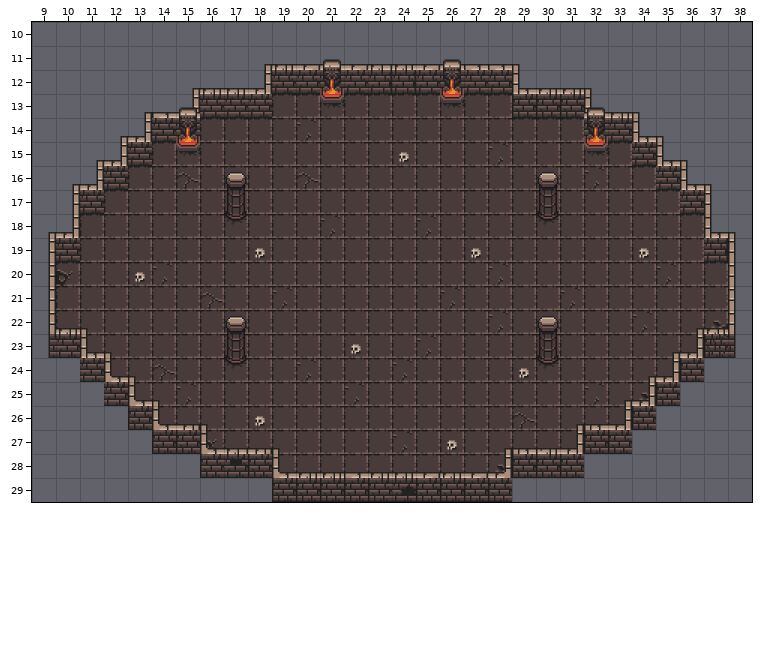
Tiled map: src/main/resources/assets/levels/tmx/bossRoom.tmx. Above: the version before the commit.
Cells are 32x32 px. Shown: x 9..38, y 10..29.
The same view after the edit:
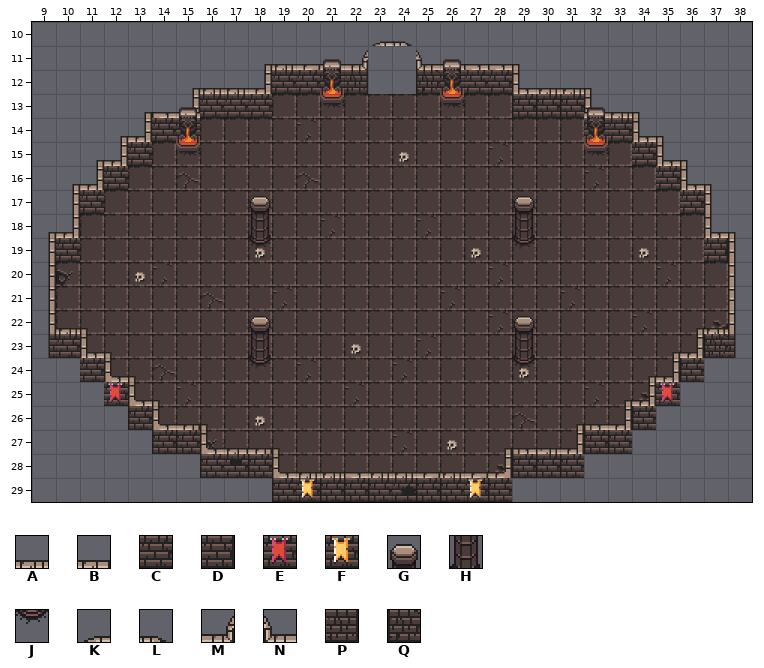
Key: from "0x72_DungeonTilesetII_32x32": A 2, B 3, C 34, D 35, E 65, F 98, G 165, H 197, J 229, K 418, L 419, M 449, N 452, P 481, Q 484.
_ is an empty cell.
Difference:
Layer "Floor":
The tile that lay hidden is gone in row 12 at x 23 to 24.
Layer "wall":
Tile G now appears in row 17 at x 18 and 29; in row 22 at x 18 and 29.
Tile H now appears in row 18 at x 18 and 29; in row 23 at x 18 and 29.
Tile J now appears in row 19 at x 18 and 29; in row 24 at x 18 and 29.
Tile D is gone in row 12 at x 23 to 24.
Layer "Tile Layer 3":
The author changed tile C to tile E in row 25 at x 12.
Tile E now appears in row 25 at x 35.
Tile F now appears in row 29 at x 20 and 27.
Tile K now appears in row 10 at x 23.
Tile L now appears in row 10 at x 24.
Tile M now appears in row 11 at x 22.
Tile N now appears in row 11 at x 25.
Tile P now appears in row 12 at x 22.
Tile Q now appears in row 12 at x 25.
Tile A is gone in row 11 at x 24.
Tile B is gone in row 11 at x 23.
Tile G is gone in row 16 at x 17 and 30; in row 22 at x 17 and 30.
Tile H is gone in row 17 at x 17 and 30; in row 23 at x 17 and 30.
Tile J is gone in row 18 at x 17 and 30; in row 24 at x 17 and 30.
